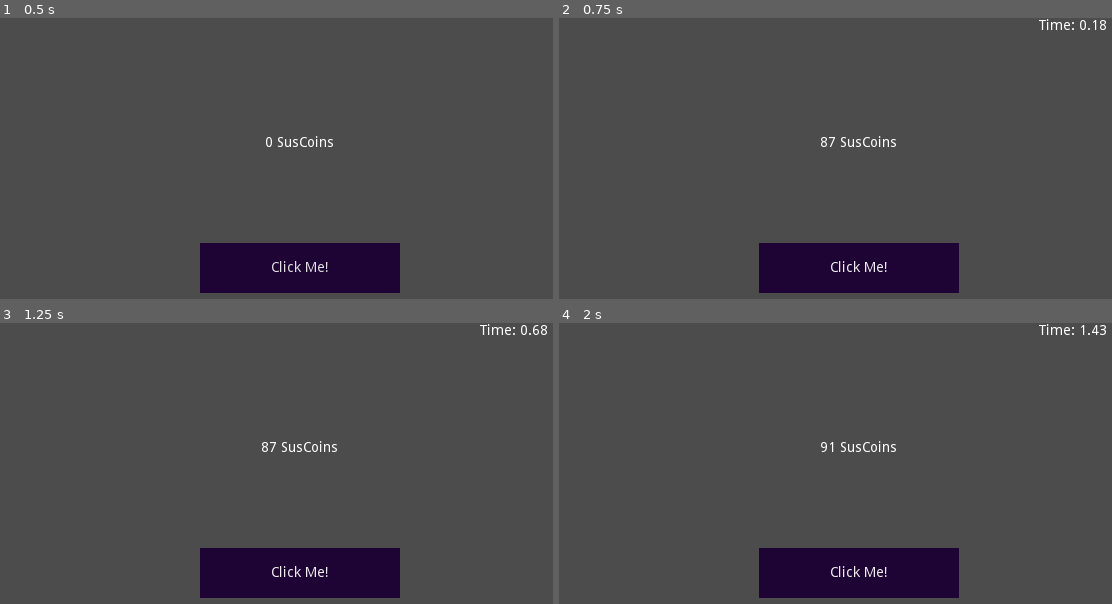
Above: before the commit, frames 1-4 (two rows, left to right).
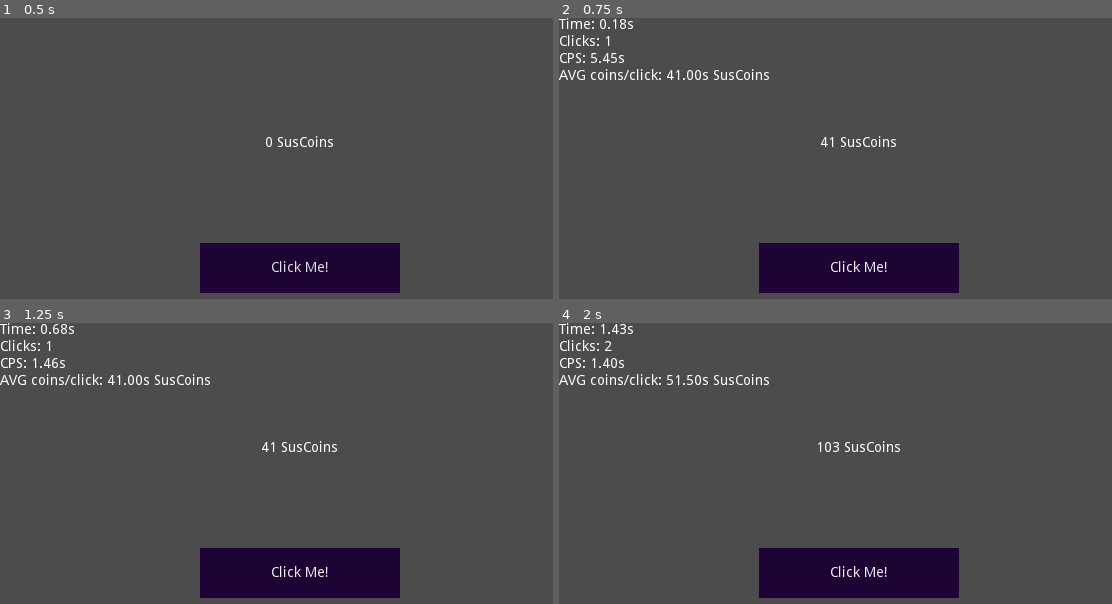
Above: after the commit, the same moments.

Repository: EnokiUN/clicker
Game: Godot game, scene res://main.tscn
Same seed, same stepped clock (60 frames per second), same inputs: the game is played once before the commit and once after it.
Inputs:
- Up to frame 1 (0.5 s): no input
- Up to frame 2 (0.75 s): click "Click Me!" at 0.5 s
- Up to frame 3 (1.25 s): no input
- Up to frame 4 (2 s): click "Click Me!" at 1.25 s

Frame 1 is identical in both runs. In frame 2, 1.2% of the frame differs, in the area x 0-99%, y 0-46%; in frame 3, 1.3%; in frame 4, 1.5%.

Commit message:
Added more stuff

Diff:
--- a/src/Main.gd
+++ b/src/main.gd
@@ -1,7 +1,10 @@
 extends Control
 
-export var cash: int = 0
+var cash: int = 0
+var clicked: int = 0
 var rng: RandomNumberGenerator = RandomNumberGenerator.new()
+export var mincash: int = 0
+export var maxcash: int = 100
 var counting: bool = false
 var elapsed: float = 0
 
@@ -14,12 +17,13 @@
 func _process(delta):
 	if counting:
 		elapsed += delta
-		timer_label.text = "Time: %.2f" % elapsed
+		timer_label.text = "Time: %.2fs\nClicks: %d\nCPS: %.2fs\nAVG coins/click: %.2fs SusCoins" % [elapsed, clicked, clicked / elapsed, float(cash) / clicked]
 
 func _on_MoneyButton_pressed():
 	if !counting:
 		counting = true
-	cash += rng.randi_range(1, 100)
+	cash += rng.randi_range(mincash, maxcash)
+	clicked += 1
 	if cash >= 10_000:
 		counting = false
 	coin_label.text = "%d SusCoins" % cash
--- a/src/main.tscn
+++ b/src/main.tscn
@@ -1,6 +1,6 @@
 [gd_scene load_steps=5 format=2]
 
-[ext_resource path="res://Main.gd" type="Script" id=1]
+[ext_resource path="res://main.gd" type="Script" id=1]
 [ext_resource path="res://default_button.tres" type="StyleBox" id=2]
 
 [sub_resource type="StyleBoxFlat" id=1]
@@ -48,9 +48,8 @@
 [node name="TimeLabel" type="Label" parent="Control"]
 anchor_left = 1.0
 anchor_right = 1.0
-margin_left = -120.0
-margin_top = 1.0
-margin_right = -1.0
-margin_bottom = 44.0
+margin_left = -600.0
+margin_right = -400.0
+margin_bottom = 100.0
 
 [connection signal="pressed" from="Control/MoneyButton" to="Control" method="_on_MoneyButton_pressed"]
